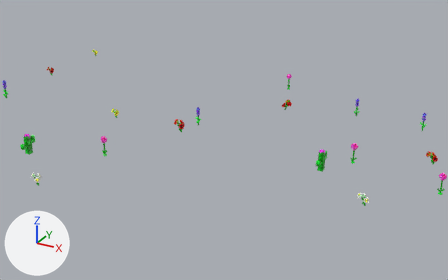
Renders of the glTF model frontend/public/models/character/flower.glb from each side of a commit.
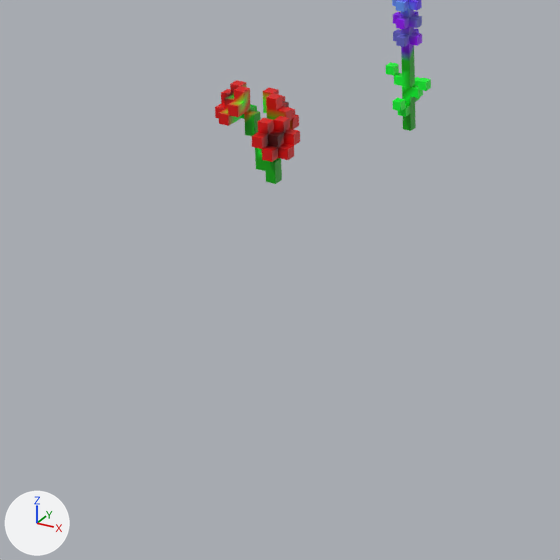
Old and new are each drawn from a 50 mm camera at (7.06, -10.87, 10.43) aimed at (-1.24, 4.21, 2.89) and again close up on the part from 33% to 49% of the width and 39% to 64% of the height. Lighting does not change. The marker at lower left points along +X, +Y and +Z. Where no turn or scale is listed for an object, it has been applied to the vertices.

In view in the first close-up: 'flower_blue.003', 'flower_red.003'.
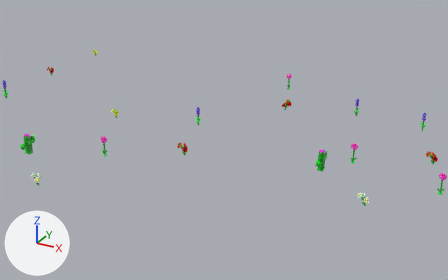
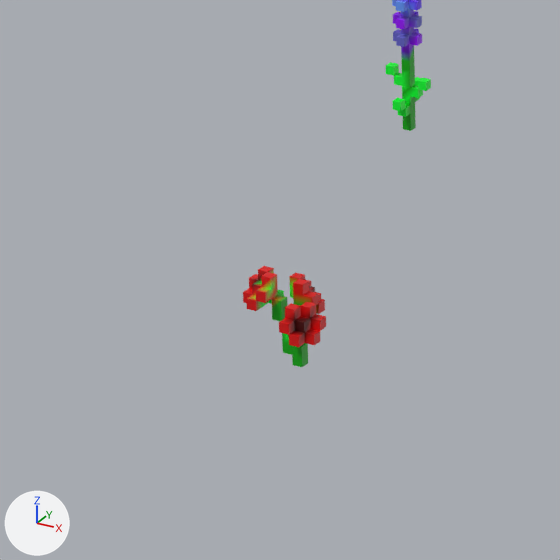
Location of each change, (x1, y1, x2, y2) in pixels of the close-ups (560 x 560 px):
'flower_red.003', moved: before (215, 80, 300, 184); after (243, 266, 326, 367)

Patch to the scene script:
```diff
--- a/frontend/public/models/character/flower.glb.py
+++ b/frontend/public/models/character/flower.glb.py
@@ ob_flower_red_003 @@
 ob_flower_red_003 = bpy.data.objects.new('flower_red.003', me_flower_red_003)
-ob_flower_red_003.location = (-2.415, 3.576, 3.203)
+ob_flower_red_003.location = (-2.415, 3.725, 2.379)
```
